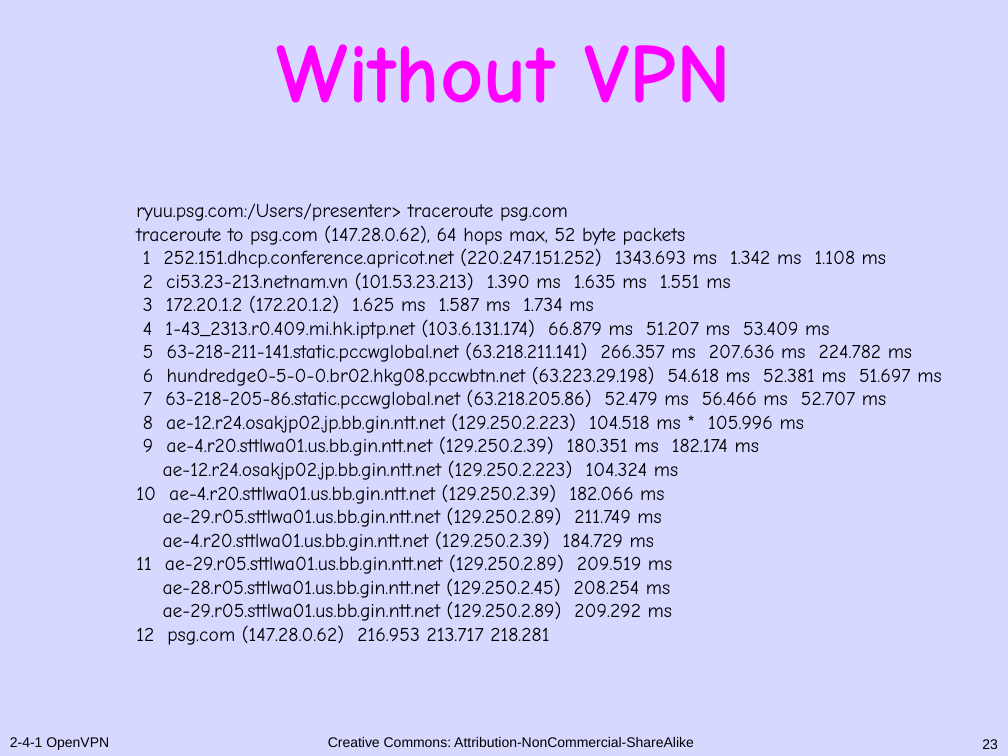
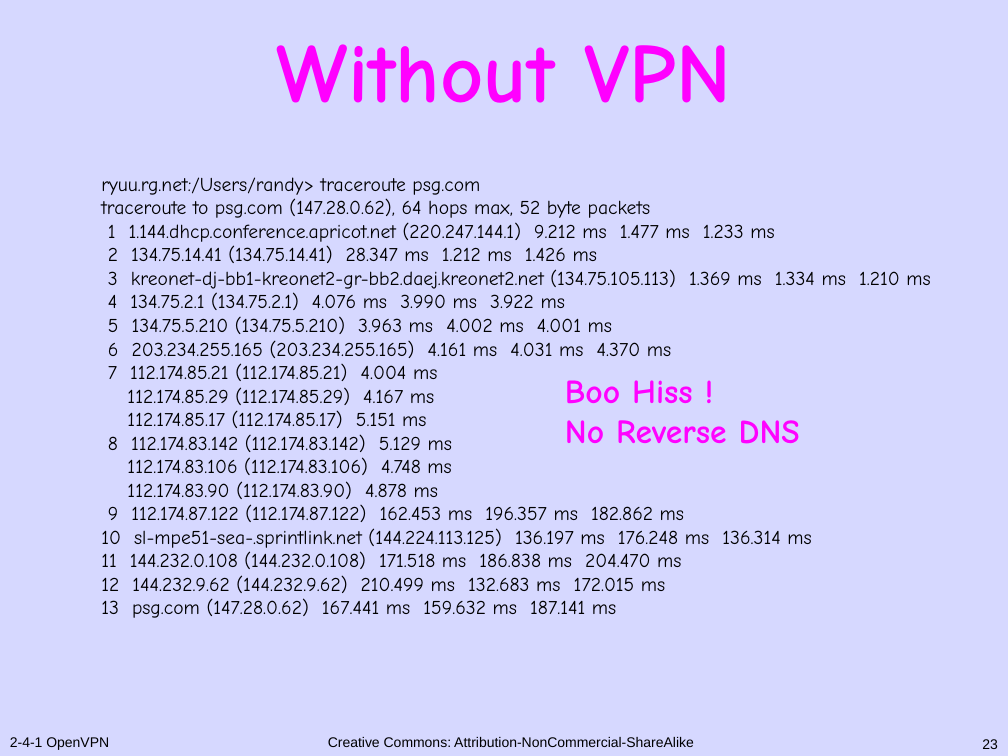
Before and after one commit to randyqx/apricot-sec2019, a slide deck: slide 23 of 2-4-1 OpenVPN lab.ppt. Drawn at 1008x756 pixels with LibreOffice and Linux fonts; fonts in the diff are those of the drawing. Boxes give left, top, right and bottom in pixels: in the first picture for what was removed or moved away, otherwise in the second. Text is boxed around its words. In the diff, an @@ line names an element or a change of style, - is before the commit and + after.

Commit message:
hack for apricot daejeon

```diff
--- a/2-4-1 OpenVPN lab.ppt
+++ b/2-4-1 OpenVPN lab.ppt
@@ text added at (101,177,930,618), 14 pt, text #000000 @@
+ryuu.rg.net:/Users/randy> traceroute psg.com
+traceroute to psg.com (147.28.0.62), 64 hops max, 52 byte packets
+1 1.144.dhcp.conference.apricot.net (220.247.144.1) 9.212 ms 1.477 ms 1.233 ms
+2 134.75.14.41 (134.75.14.41) 28.347 ms 1.212 ms 1.426 ms
+3 kreonet-dj-bb1-kreonet2-gr-bb2.daej.kreonet2.net (134.75.105.113) 1.369 ms 1.334 ms 1.210 ms
+4 134.75.2.1 (134.75.2.1) 4.076 ms 3.990 ms 3.922 ms
+5 134.75.5.210 (134.75.5.210) 3.963 ms 4.002 ms 4.001 ms
+6 203.234.255.165 (203.234.255.165) 4.161 ms 4.031 ms 4.370 ms
+7 112.174.85.21 (112.174.85.21) 4.004 ms
+112.174.85.29 (112.174.85.29) 4.167 ms
+112.174.85.17 (112.174.85.17) 5.151 ms
+8 112.174.83.142 (112.174.83.142) 5.129 ms
+112.174.83.106 (112.174.83.106) 4.748 ms
+112.174.83.90 (112.174.83.90) 4.878 ms
+9 112.174.87.122 (112.174.87.122) 162.453 ms 196.357 ms 182.862 ms
+10 sl-mpe51-sea-.sprintlink.net (144.224.113.125) 136.197 ms 176.248 ms 136.314 ms
+11 144.232.0.108 (144.232.0.108) 171.518 ms 186.838 ms 204.470 ms
+12 144.232.9.62 (144.232.9.62) 210.499 ms 132.683 ms 172.015 ms
+13 psg.com (147.28.0.62) 167.441 ms 159.632 ms 187.141 ms
@@ text removed at (136,203,941,645) @@
-ryuu.psg.com:/Users/presenter> traceroute psg.com
-traceroute to psg.com (147.28.0.62), 64 hops max, 52 byte packets
-1 252.151.dhcp.conference.apricot.net (220.247.151.252) 1343.693 ms 1.342 ms 1.108 ms
-2 ci53.23-213.netnam.vn (101.53.23.213) 1.390 ms 1.635 ms 1.551 ms
-3 172.20.1.2 (172.20.1.2) 1.625 ms 1.587 ms 1.734 ms
-4 1-43_2313.r0.409.mi.hk.iptp.net (103.6.131.174) 66.879 ms 51.207 ms 53.409 ms
-5 63-218-211-141.static.pccwglobal.net (63.218.211.141) 266.357 ms 207.636 ms 224.782 ms
-6 hundredge0-5-0-0.br02.hkg08.pccwbtn.net (63.223.29.198) 54.618 ms 52.381 ms 51.697 ms
-7 63-218-205-86.static.pccwglobal.net (63.218.205.86) 52.479 ms 56.466 ms 52.707 ms
-8 ae-12.r24.osakjp02.jp.bb.gin.ntt.net (129.250.2.223) 104.518 ms * 105.996 ms
-9 ae-4.r20.sttlwa01.us.bb.gin.ntt.net (129.250.2.39) 180.351 ms 182.174 ms
-ae-12.r24.osakjp02.jp.bb.gin.ntt.net (129.250.2.223) 104.324 ms
-10 ae-4.r20.sttlwa01.us.bb.gin.ntt.net (129.250.2.39) 182.066 ms
-ae-29.r05.sttlwa01.us.bb.gin.ntt.net (129.250.2.89) 211.749 ms
-ae-4.r20.sttlwa01.us.bb.gin.ntt.net (129.250.2.39) 184.729 ms
-11 ae-29.r05.sttlwa01.us.bb.gin.ntt.net (129.250.2.89) 209.519 ms
-ae-28.r05.sttlwa01.us.bb.gin.ntt.net (129.250.2.45) 208.254 ms
-ae-29.r05.sttlwa01.us.bb.gin.ntt.net (129.250.2.89) 209.292 ms
-12 psg.com (147.28.0.62) 216.953 213.717 218.281
@@ text added at (565,380,800,444), 24 pt, text #FF02FF, bold @@
+Boo Hiss !
+No Reverse DNS
```
Also in this commit, not shown: 2 other slides changed, 1 other file.
